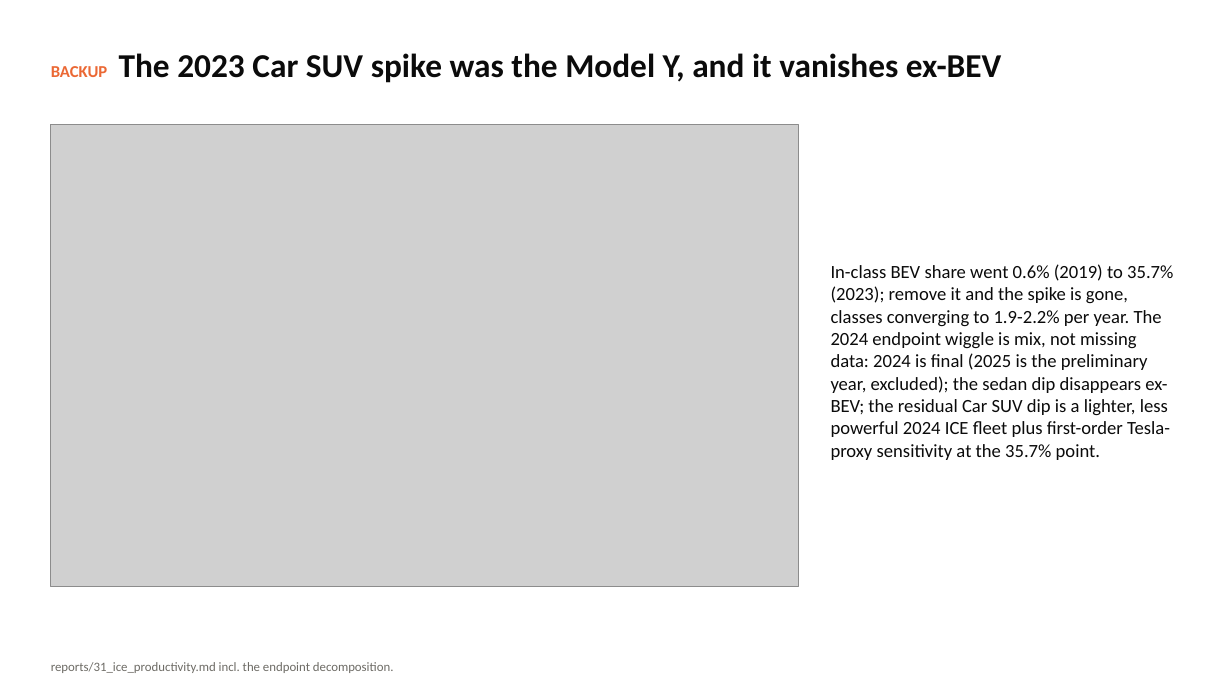
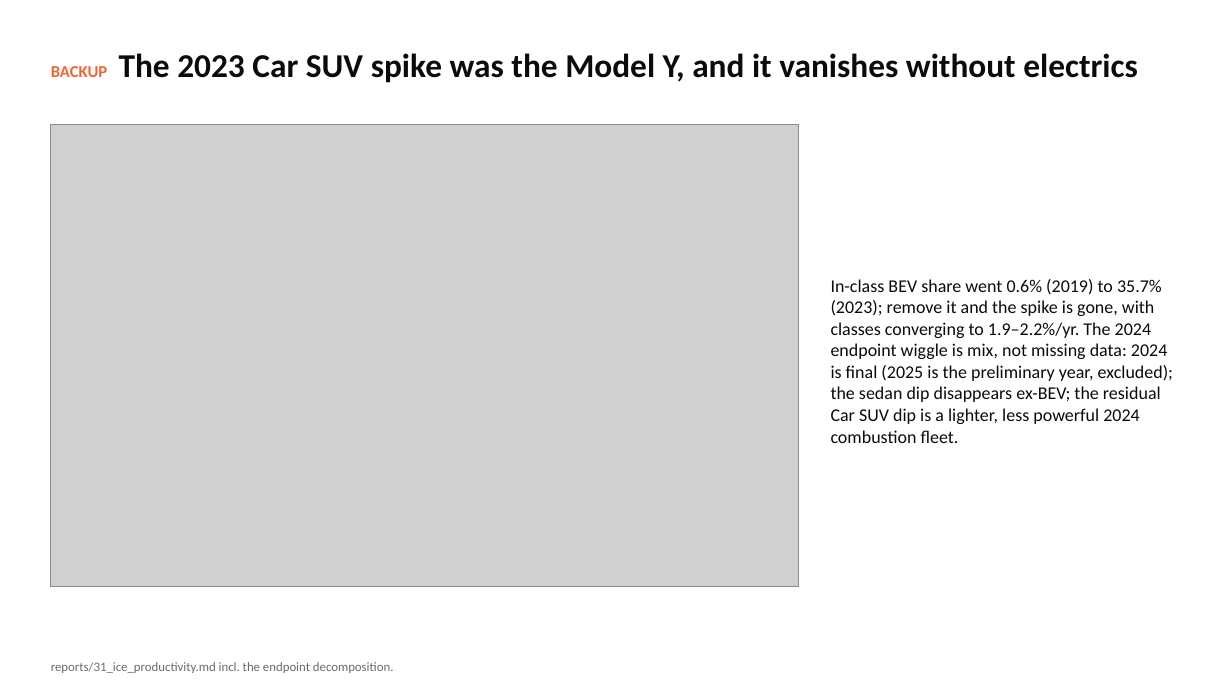
Before and after one commit to SCherwonik/OS3180, a slide deck: slide 28 of MPG Prediction Deck.pptx (slide 29 before the commit). Drawn at 1232x693 pixels with LibreOffice and Linux fonts; fonts in the diff are those of the drawing; grey boxes stand for pictures. Boxes give left, top, right and bottom in pixels: in the first picture for what was removed or moved away, otherwise in the second. Text is boxed around its words. In the diff, an @@ line names an element or a change of style, - is before the commit and + after.

```diff
--- a/MPG Prediction Deck.pptx
+++ b/MPG Prediction Deck.pptx
@@ text at [51, 53, 1138, 83]: text changed @@
-BACKUP The 2023 Car SUV spike was the Model Y, and it vanishes ex-BEV
+BACKUP The 2023 Car SUV spike was the Model Y, and it vanishes without electrics
@@ text at [831, 279, 1173, 443]: text changed; size 14.5 to 14 pt @@
-In-class BEV share went 0.6% (2019) to 35.7% (2023); remove it and the spike is gone, classes converging to 1.9-2.2% per year. The 2024 endpoint wiggle is mix, not missing data: 2024 is final (2025 is the preliminary year, excluded); the sedan dip disappears ex-BEV; the residual Car SUV dip is a lighter, less powerful 2024 ICE fleet plus first-order Tesla-proxy sensitivity at the 35.7% point.
+In-class BEV share went 0.6% (2019) to 35.7% (2023); remove it and the spike is gone, with classes converging to 1.9–2.2%/yr. The 2024 endpoint wiggle is mix, not missing data: 2024 is final (2025 is the preliminary year, excluded); the sedan dip disappears ex-BEV; the residual Car SUV dip is a lighter, less powerful 2024 combustion fleet.
```
Also in this commit, not shown: 18 other slides changed, 15 slides added, 10 slides removed, 23 other files.
